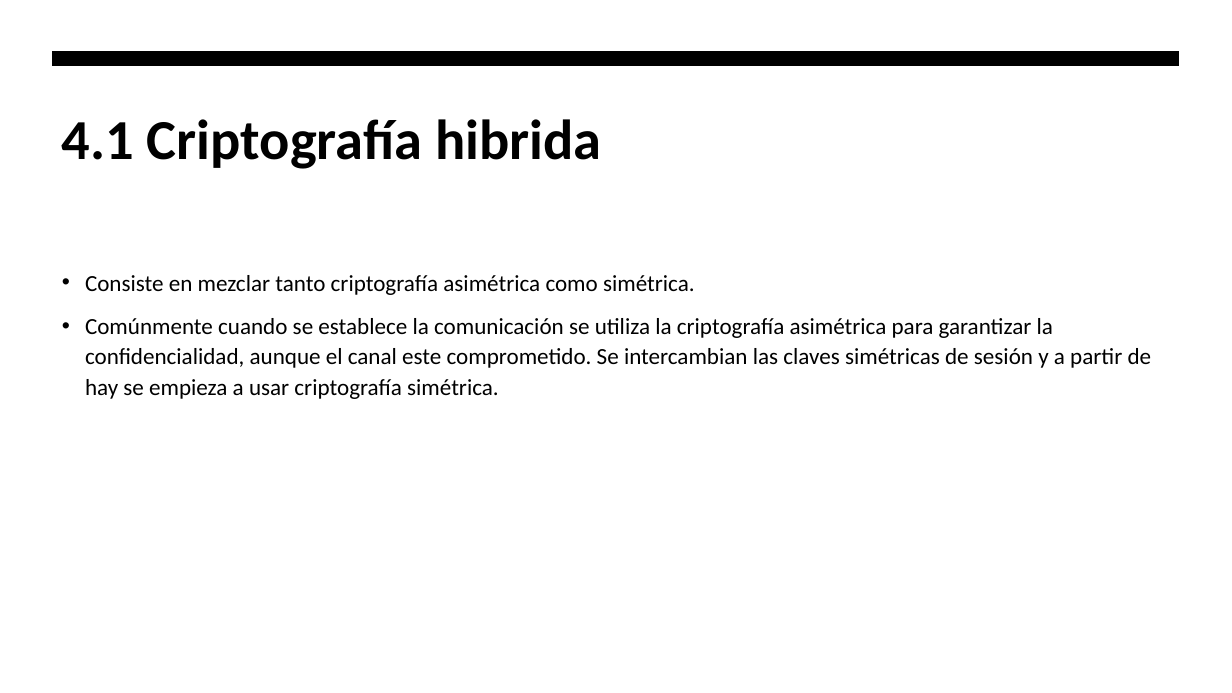
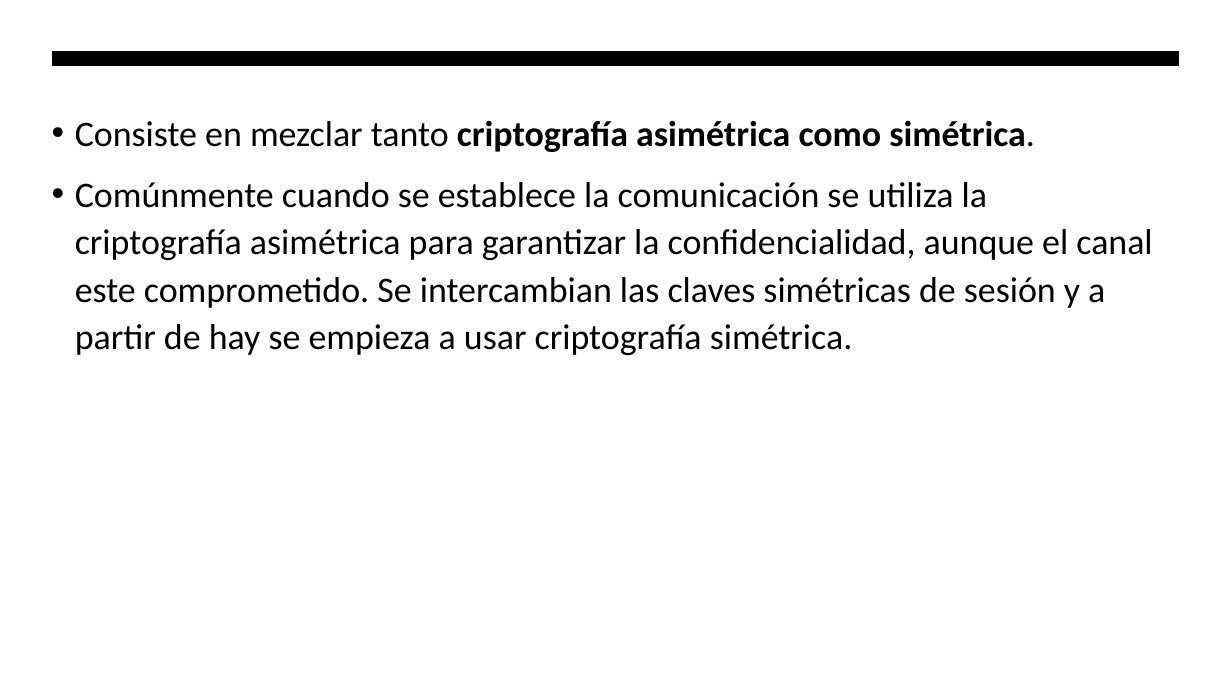
Before and after one commit to hombrefrustrado/criptografia-presentaci-n, a slide deck: slide 35 of criptografía teorica.pptx (slide 33 before the commit). Drawn at 1232x693 pixels with LibreOffice and Linux fonts; fonts in the diff are those of the drawing. Boxes give left, top, right and bottom in pixels: in the first picture for what was removed or moved away, otherwise in the second. Text is boxed around its words. In the diff, an @@ line names an element or a change of style, - is before the commit and + after.

```diff
--- a/criptografía teorica.pptx
+++ b/criptografía teorica.pptx
@@ text "Consiste en mezclar tanto criptografía ...": place and size @@
-text "Consiste en mezclar tanto criptografía ..." at [85, 275, 1152, 399]
+text "Consiste en mezclar tanto criptografía ..." at [75, 120, 1152, 355]
@@ text "Consiste en mezclar tanto criptografía ..." at [75, 120, 1152, 355]: size 18 to 28 pt; bold on in "criptografía asimétrica como simétrica." @@
@@ title removed at [62, 119, 601, 169] @@
-4.1 Criptografía hibrida
```
Also in this commit, not shown: 2 other slides changed, 4 slides added, 1 slide removed, 5 other files.
